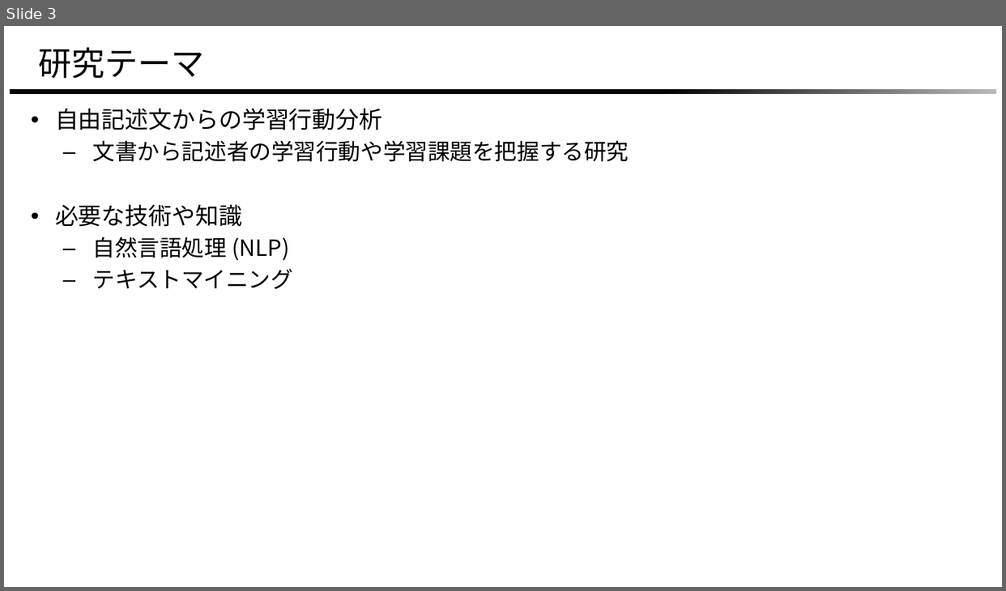
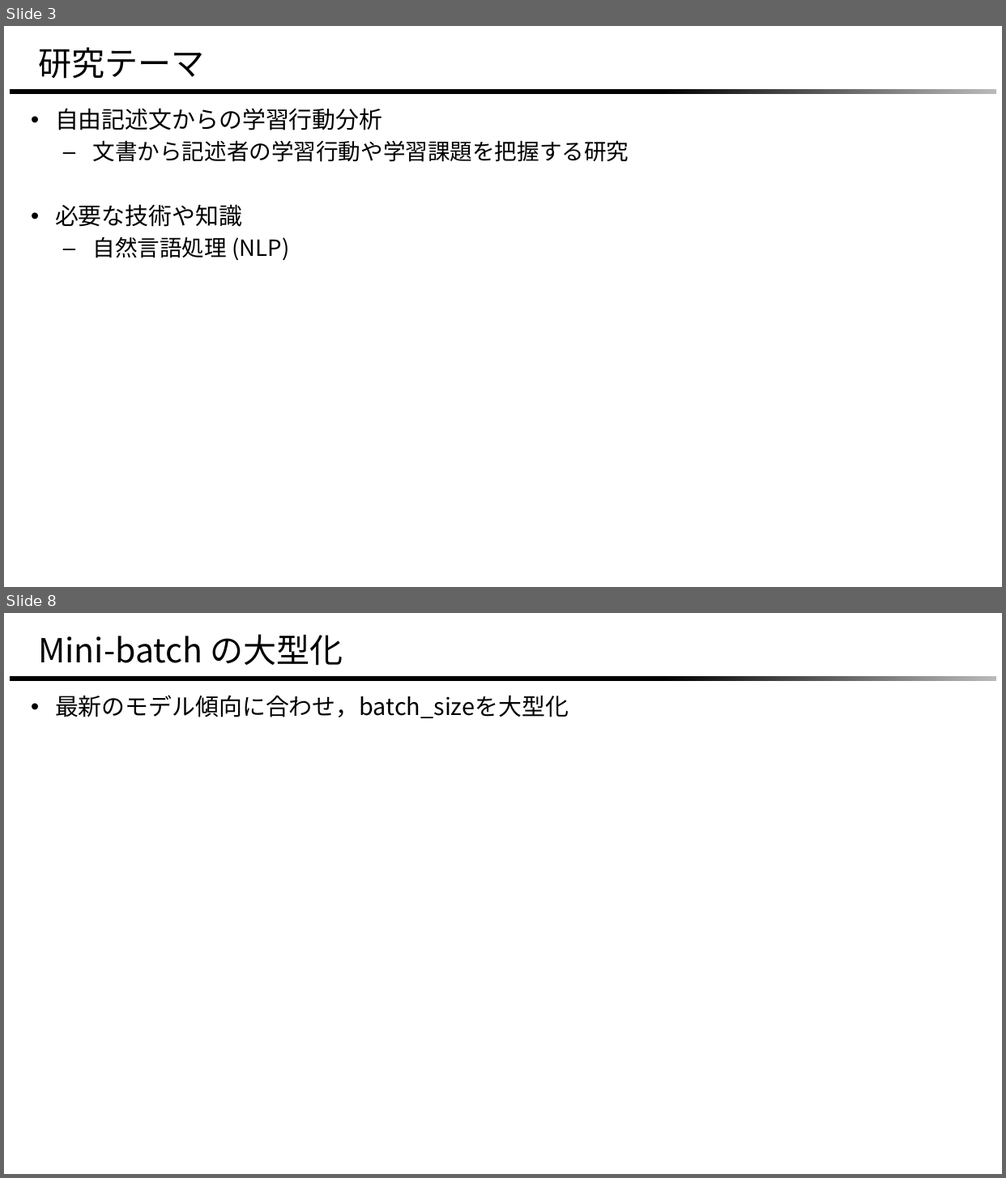
Before and after one commit to masa1357/research, a slide deck: 2023/meeting/0429meeting/0429meeting.pptx. Shown one above the other, each under a label of ours: slide 3 before the commit, slides 3 and 8 after it; the slides between them are not shown. The pictures are 1006x591 and 1006x1178 pixels, drawn with LibreOffice and Linux fonts; fonts in the diff are those of the drawing; background and template pictures are left out. Boxes give left, top, right and bottom in pixels: in the first picture for what was removed or moved away, otherwise in the second. Text is boxed around its words. In the diff, an @@ line names an element or a change of style, - is before the commit and + after.

```diff
--- a/2023/meeting/0429meeting/0429meeting.pptx
+++ b/2023/meeting/0429meeting/0429meeting.pptx
@@ slide 8 added at (x1=4, y1=613, x2=1002, y2=1174), background #FFFFFF; not listed: 1 template element that a slide beside it also shows @@
@@ title added at (x1=38, y1=634, x2=343, y2=666), 64 pt, text #000000 @@
+  Mini-batch の大型化
@@ text added at (x1=55, y1=695, x2=569, y2=718), 45 pt, text #000000 @@
+• 最新のモデル傾向に合わせ，batch_sizeを大型化
@@ slide 3 changed as well @@
@@ text at (x1=93, y1=269, x2=293, y2=289): paragraph removed @@
-  – テキストマイニング
```
Also in this commit, not shown: 3 other slides changed, 6 other slides added, 3 slides removed, 5 other files.
